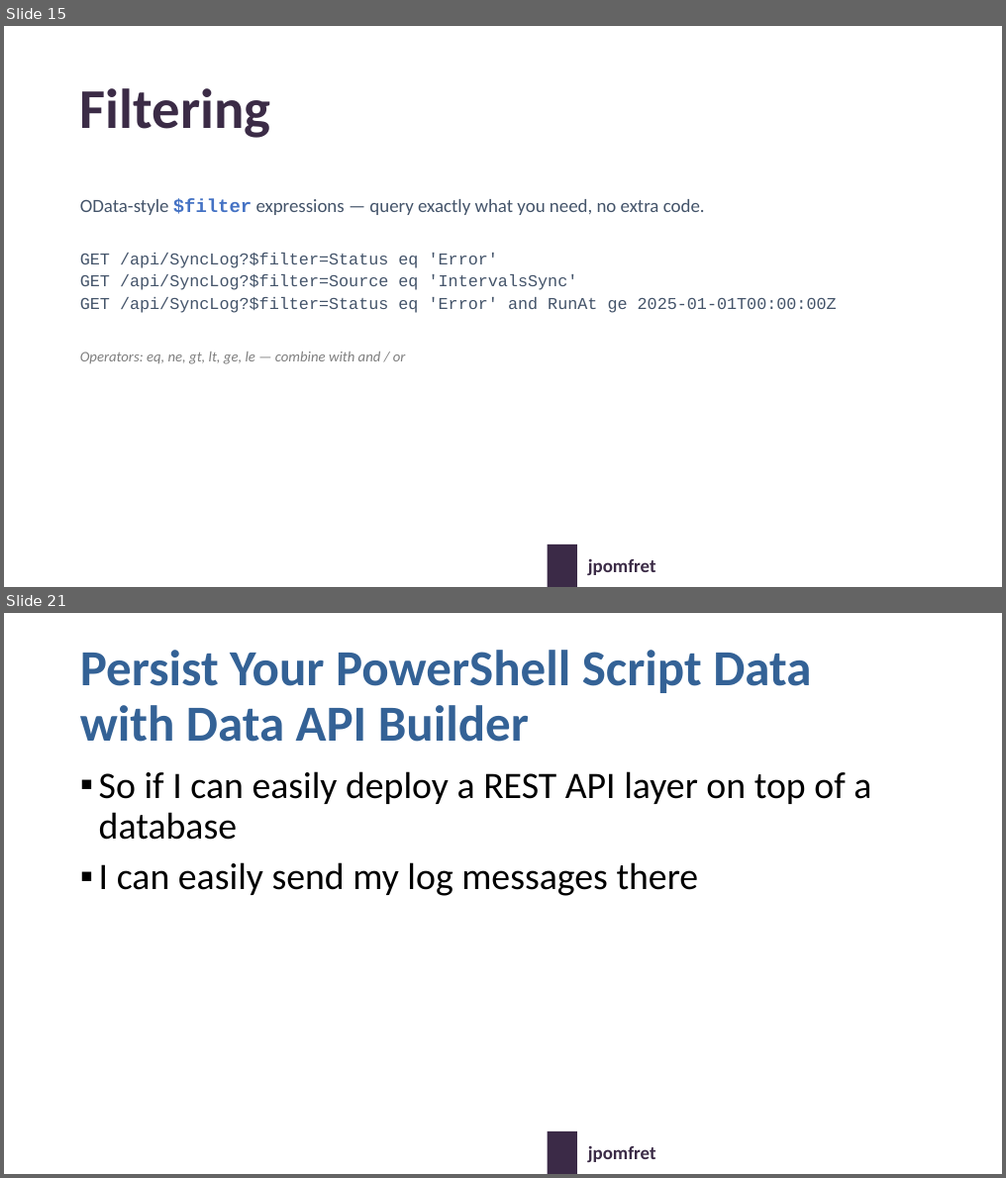
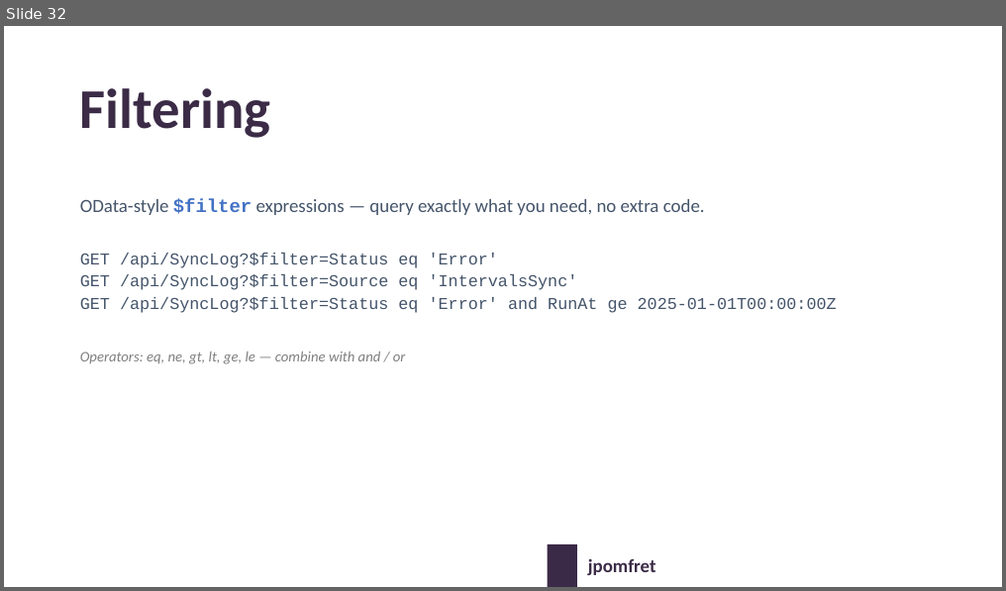
Before and after one commit to jpomfret/dab-presentation, a slide deck: Pomfret-dab-psconf-v2-updated.pptx. Shown one above the other, each under a label of ours: slides 15 and 21 before the commit, slide 32 after it; the slides between them are not shown. The pictures are 1006x1178 and 1006x591 pixels, drawn with LibreOffice and Linux fonts; fonts in the diff are those of the drawing; background and template pictures are left out. Boxes give left, top, right and bottom in pixels: in the first picture for what was removed or moved away, otherwise in the second. Text is boxed around its words. In the diff, an @@ line names an element or a change of style, - is before the commit and + after.

```diff
--- a/Pomfret-dab-psconf-v2-updated.pptx
+++ b/Pomfret-dab-psconf-v2-updated.pptx
@@ slide 21 removed at (x1=4, y1=613, x2=1002, y2=1174), background picture (left out); not listed: 2 template elements that a slide beside it also shows @@
@@ title removed at (x1=80, y1=650, x2=811, y2=742) @@
-Persist Your PowerShell Script Data with Data API Builder
@@ text removed at (x1=99, y1=771, x2=871, y2=896) @@
-▪ So if I can easily deploy a REST API layer on top of a database
-▪ I can easily send my log messages there
@@ what was slide 15 is now slide 32 @@
```
Also in this commit, not shown: 9 slides changed, 9 slides added, 7 other slides removed, 2 other files.
